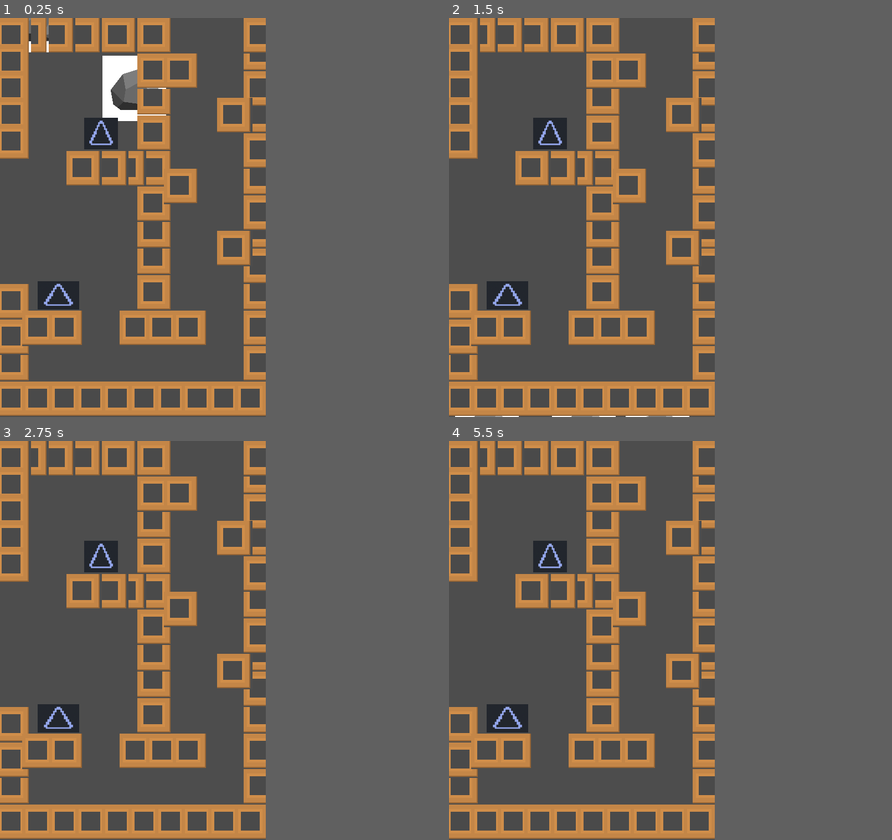
Above: before the commit, frames 1-4 (two rows, left to right).
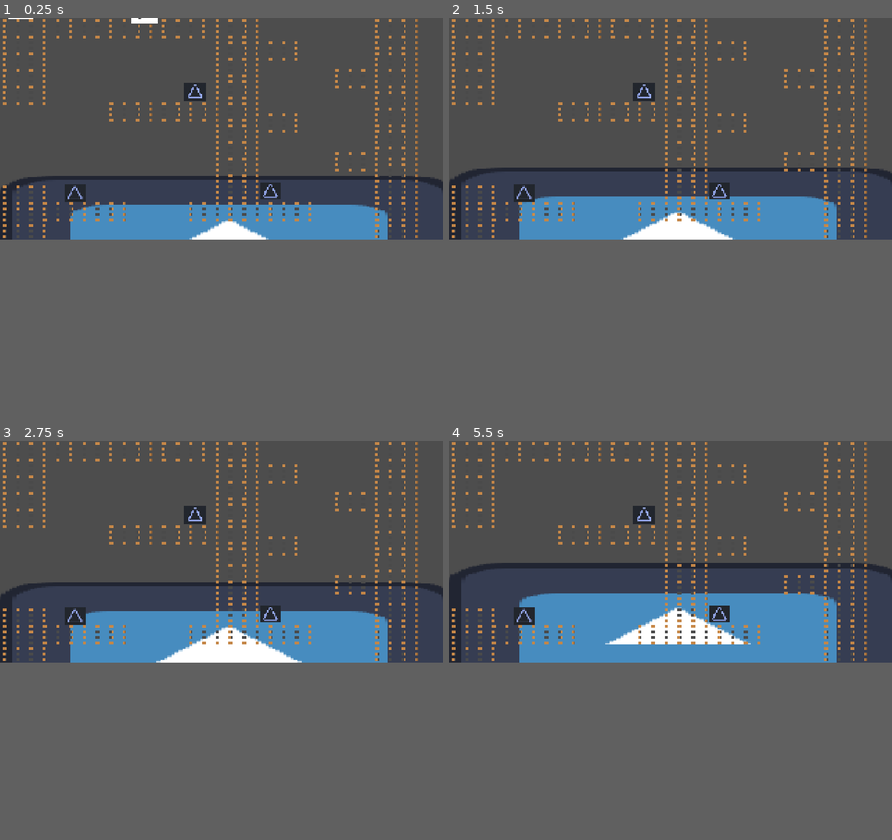
Above: after the commit, the same moments.

Repository: deborah-orret/claw-machine-game
Game: Godot game, scene res://main_scene.tscn
Same seed, same stepped clock (60 frames per second), same inputs: the game is played once before the commit and once after it. The engine's default icon, where the game draws it, is replaced by a stand-in: a white triangle on a blue panel in a dark square.
Inputs:
- Up to frame 1 (0.25 s): no input
- Up to frame 2 (1.5 s): no input
- Up to frame 3 (2.75 s): no input
- Up to frame 4 (5.5 s): no input
In our replay, the window is 480x720 before the commit and 800x400 after it. These sizes can differ from the game's own. Grey fills any space a smaller window leaves; there, only what the larger window draws over its background counts as a difference.

The runs differ from the first frame. In frame 1, 27% of the frame differs, in the area x 0-100%, y 0-100%; in frame 2, 28%; in frame 3, 29%; in frame 4, 31%.

Commit message:
fix boulder

Diff:
--- a/boulders.gd
+++ b/boulders.gd
@@ -3,7 +3,7 @@
 
 # Called when the node enters the scene tree for the first time.
 func _ready() -> void:
-	gravity_scale= randi_range(1,3);
+	gravity_scale= randi_range(1,2);
 	add_to_group("boulders")
 
 
--- a/hand.gd
+++ b/hand.gd
@@ -1,15 +1,10 @@
-extends RigidBody2D
+extends Sprite2D
 # Called when the node enters the scene tree for the first time.
 func _ready() -> void:
 	add_to_group("hand")
 
+func _process(delta: float) -> void:
+	position.y -= 0.5
 
-# Called every frame. 'delta' is the elapsed time since the previous frame.
-func _process(delta: float) -> void:
-	self.position.y += 1
-	self.linear_velocity.y *= delta
-
-
-func _on_body_entered(body: Node) -> void:
-	if body.is_in_group("boulders"):
-		body.queue_free()
+func _on_area_2d_body_entered(body: Node2D) -> void:
+	body.queue_free()
--- a/hand.tscn
+++ b/hand.tscn
@@ -4,19 +4,20 @@
 [ext_resource type="Texture2D" uid="uid://cc68x5ttu5gg0" path="res://icon.svg" id="1_u4p2i"]
 
 [sub_resource type="RectangleShape2D" id="RectangleShape2D_gl7by"]
-size = Vector2(496, 116)
+size = Vector2(2068, 703)
 
-[node name="Hand" type="RigidBody2D" unique_id=1320433112]
-mass = 1000.0
+[node name="Hand" type="Sprite2D" unique_id=2040966927]
 script = ExtResource("1_bfasp")
 
-[node name="Icon" type="Sprite2D" parent="." unique_id=1400707999]
-position = Vector2(52.5, -3)
-scale = Vector2(3.9921875, 1)
+[node name="Area2D" type="Area2D" parent="." unique_id=1862116350]
+
+[node name="Icon" type="Sprite2D" parent="Area2D" unique_id=1400707999]
+position = Vector2(839.49994, 288)
+scale = Vector2(16.289063, 5.546875)
 texture = ExtResource("1_u4p2i")
 
-[node name="CollisionShape2D" type="CollisionShape2D" parent="." unique_id=49514525]
-position = Vector2(52, -4)
+[node name="CollisionShape2D" type="CollisionShape2D" parent="Area2D" unique_id=49514525]
+position = Vector2(840, 292)
 shape = SubResource("RectangleShape2D_gl7by")
 
-[connection signal="body_entered" from="." to="." method="_on_body_entered"]
+[connection signal="body_entered" from="Area2D" to="." method="_on_area_2d_body_entered"]
--- a/main_scene.tscn
+++ b/main_scene.tscn
@@ -9,26 +9,25 @@
 
 [node name="Hand" parent="." unique_id=1939805215 instance=ExtResource("1_2c62f")]
 position = Vector2(195, 785)
-gravity_scale = -2.035
-
-[node name="Boulders" parent="." unique_id=140257970 instance=ExtResource("2_gyfs4")]
-position = Vector2(67, -82)
-inertia = 4.35
-
-[node name="Boulders2" parent="." unique_id=2105747394 instance=ExtResource("2_gyfs4")]
-position = Vector2(242, 42)
-
-[node name="Boulders3" parent="." unique_id=1889460025 instance=ExtResource("2_gyfs4")]
-position = Vector2(375, -276)
 
 [node name="Terrain" parent="." unique_id=1563545330 instance=ExtResource("3_gyfs4")]
 position = Vector2(-8, 0)
 collision_enabled = false
 
 [node name="Spikes" parent="." unique_id=360196122 instance=ExtResource("4_d5x1h")]
-position = Vector2(106, 501.00003)
-scale = Vector2(0.51369864, 0.38636363)
+position = Vector2(339, 792)
 
-[node name="Spikes2" parent="." unique_id=1124766825 instance=ExtResource("4_d5x1h")]
-position = Vector2(183, 209)
-scale = Vector2(0.4178082, 0.4318182)
+[node name="Spikes2" parent="." unique_id=1088214800 instance=ExtResource("4_d5x1h")]
+position = Vector2(882, 334)
+
+[node name="Spikes3" parent="." unique_id=999062949 instance=ExtResource("4_d5x1h")]
+position = Vector2(1221, 782)
+
+[node name="Boulders" parent="." unique_id=140257970 instance=ExtResource("2_gyfs4")]
+position = Vector2(92, -109)
+
+[node name="Boulders2" parent="." unique_id=429072907 instance=ExtResource("2_gyfs4")]
+position = Vector2(651, -64)
+
+[node name="Boulders3" parent="." unique_id=1094825084 instance=ExtResource("2_gyfs4")]
+position = Vector2(1564, -117)
--- a/project.godot
+++ b/project.godot
@@ -15,11 +15,16 @@
 config/features=PackedStringArray("4.7", "Forward Plus")
 config/icon="res://icon.svg"
 
+[autoload]
+
+Global="*uid://dwiu5ihweexv3"
+
 [display]
 
-window/size/viewport_width=480
-window/size/viewport_height=720
+window/size/viewport_width=2000
+window/size/viewport_height=1000
 window/stretch/mode="canvas_items"
+window/stretch/aspect="expand"
 
 [input]
 
@@ -43,6 +48,31 @@
 "events": [Object(InputEventKey,"resource_local_to_scene":false,"resource_name":"","device":-1,"window_id":0,"alt_press …(195 unchanged characters)…
 ]
 }
+left={
+"deadzone": 0.2,
+"events": [Object(InputEventKey,"resource_local_to_scene":false,"resource_name":"","device":-1,"window_id":0,"alt_pressed":false,"shift_pressed":false,"ctrl_pressed":false,"meta_pressed":false,"pressed":false,"keycode":0,"physical_keycode":65,"key_label":0,"unicode":97,"location":0,"echo":false,"script":null)
+, Object(InputEventKey,"resource_local_to_scene":false,"resource_name":"","device":-1,"window_id":0,"alt_pressed":false,"shift_pressed":false,"ctrl_pressed":false,"meta_pressed":false,"pressed":false,"keycode":0,"physical_keycode":4194319,"key_label":0,"unicode":0,"location":0,"echo":false,"script":null)
+]
+}
+right={
+"deadzone": 0.2,
+"events": [Object(InputEventKey,"resource_local_to_scene":false,"resource_name":"","device":-1,"window_id":0,"alt_pressed":false,"shift_pressed":false,"ctrl_pressed":false,"meta_pressed":false,"pressed":false,"keycode":0,"physical_keycode":68,"key_label":0,"unicode":100,"location":0,"echo":false,"script":null)
+, Object(InputEventKey,"resource_local_to_scene":false,"resource_name":"","device":-1,"window_id":0,"alt_pressed":false,"shift_pressed":false,"ctrl_pressed":false,"meta_pressed":false,"pressed":false,"keycode":0,"physical_keycode":4194321,"key_label":0,"unicode":0,"location":0,"echo":false,"script":null)
+]
+}
+jump={
+"deadzone": 0.2,
+"events": [Object(InputEventKey,"resource_local_to_scene":false,"resource_name":"","device":-1,"window_id":0,"alt_pressed":false,"shift_pressed":false,"ctrl_pressed":false,"meta_pressed":false,"pressed":false,"keycode":0,"physical_keycode":87,"key_label":0,"unicode":119,"location":0,"echo":false,"script":null)
+, Object(InputEventKey,"resource_local_to_scene":false,"resource_name":"","device":-1,"window_id":0,"alt_pressed":false,"shift_pressed":false,"ctrl_pressed":false,"meta_pressed":false,"pressed":false,"keycode":0,"physical_keycode":4194320,"key_label":0,"unicode":0,"location":0,"echo":false,"script":null)
+, Object(InputEventKey,"resource_local_to_scene":false,"resource_name":"","device":-1,"window_id":0,"alt_pressed":false,"shift_pressed":false,"ctrl_pressed":false,"meta_pressed":false,"pressed":false,"keycode":0,"physical_keycode":32,"key_label":0,"unicode":32,"location":0,"echo":false,"script":null)
+]
+}
+down={
+"deadzone": 0.2,
+"events": [Object(InputEventKey,"resource_local_to_scene":false,"resource_name":"","device":-1,"window_id":0,"alt_pressed":false,"shift_pressed":false,"ctrl_pressed":false,"meta_pressed":false,"pressed":false,"keycode":0,"physical_keycode":83,"key_label":0,"unicode":115,"location":0,"echo":false,"script":null)
+, Object(InputEventKey,"resource_local_to_scene":false,"resource_name":"","device":-1,"window_id":0,"alt_pressed":false,"shift_pressed":false,"ctrl_pressed":false,"meta_pressed":false,"pressed":false,"keycode":0,"physical_keycode":4194322,"key_label":0,"unicode":0,"location":0,"echo":false,"script":null)
+]
+}
 
 [physics]
 
@@ -50,4 +80,5 @@
 
 [rendering]
 
+textures/canvas_textures/default_texture_filter=0
 rendering_device/driver.windows="d3d12"
--- a/spikes.gd
+++ b/spikes.gd
@@ -9,3 +9,8 @@
 # Called every frame. 'delta' is the elapsed time since the previous frame.
 func _process(delta: float) -> void:
 	pass
+
+
+
+func _on_area_2d_body_entered(body: Node2D) -> void:
+	body.queue_free()
--- a/spikes.tscn
+++ b/spikes.tscn
@@ -4,18 +4,18 @@
 [ext_resource type="Script" uid="uid://bvqbrxqq5e78l" path="res://spikes.gd" id="2_nrdsm"]
 
 [sub_resource type="RectangleShape2D" id="RectangleShape2D_gl7by"]
-size = Vector2(152.0625, 140.99998)
+size = Vector2(146.7644, 132.00002)
 
 [node name="Spikes" type="Sprite2D" unique_id=360196122]
-position = Vector2(4.7683716e-07, -1.0000001)
-scale = Vector2(0.15753424, 0.15151517)
+position = Vector2(0, 1.9073486e-06)
+scale = Vector2(0.6541096, 0.59090906)
 texture = ExtResource("1_s0g1x")
 script = ExtResource("2_nrdsm")
 
 [node name="Area2D" type="Area2D" parent="." unique_id=1946212046]
 
 [node name="CollisionShape2D" type="CollisionShape2D" parent="Area2D" unique_id=1215175739]
-position = Vector2(6.347823, -6.5999985)
+position = Vector2(-1.5287933, -1.6923141)
 scale = Vector2(1, 0.99999994)
 shape = SubResource("RectangleShape2D_gl7by")
 
--- a/terrain.tscn
+++ b/terrain.tscn
@@ -1071,6 +1071,7 @@
 40:26/0 = 0
 
 [sub_resource type="TileSet" id="TileSet_hmi1s"]
+tile_size = Vector2i(60, 25)
 physics_layer_0/collision_layer = 1
 terrain_set_0/mode = 0
 sources/3 = SubResource("TileSetAtlasSource_0u6kl")
